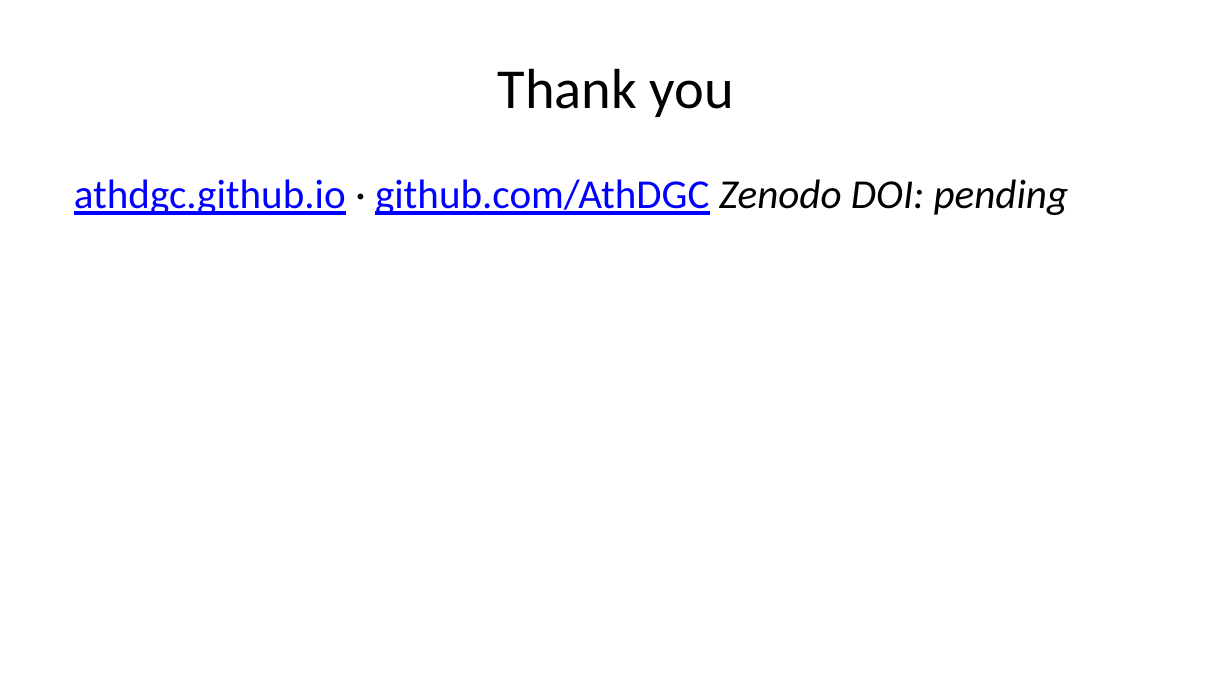
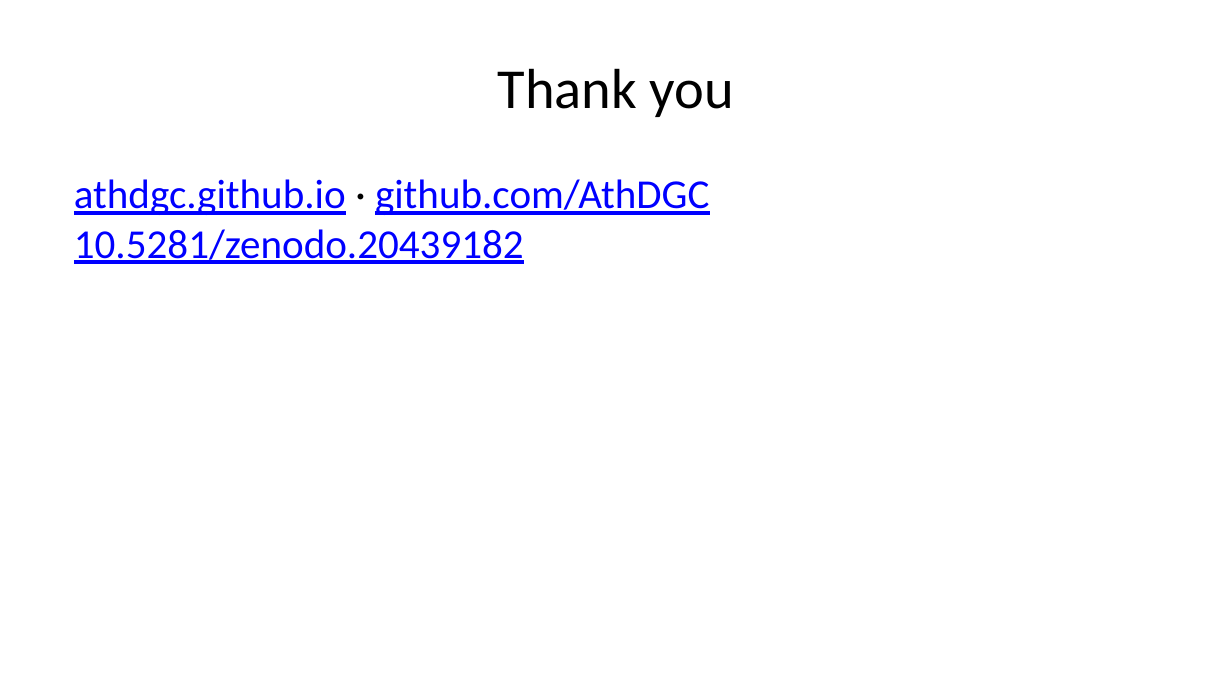
Before and after one commit to AthDGC/AthDGC.github.io, a slide deck: slide 11 of slides/cidl_2026.pptx. Drawn at 1232x693 pixels with LibreOffice and Linux fonts; fonts in the diff are those of the drawing. Boxes give left, top, right and bottom in pixels: in the first picture for what was removed or moved away, otherwise in the second. Text is boxed around its words. In the diff, an @@ line names an element or a change of style, - is before the commit and + after.

```diff
--- a/slides/cidl_2026.pptx
+++ b/slides/cidl_2026.pptx
@@ text at <box>74,179,709,264</box>: text changed @@
-athdgc.github.io · github.com/AthDGC Zenodo DOI: pending
+athdgc.github.io · github.com/AthDGC 10.5281/zenodo.20439182
```
Also in this commit, not shown: 1 other slide changed, 21 other files.
